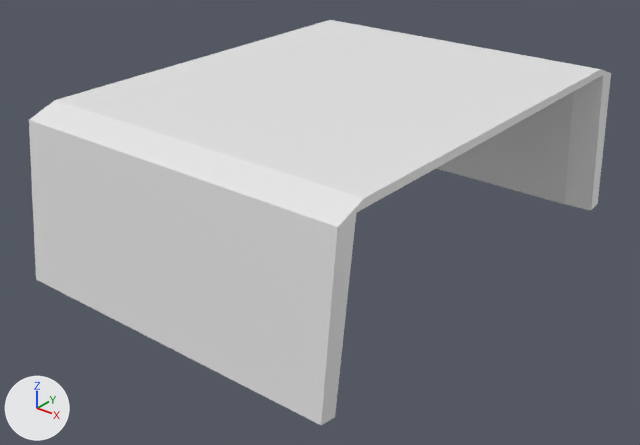
Two versions of the Blender file Emergency 0/Assets/Models/04.02_stol_kuhinjski.blend, one commit apart.
One viewpoint serves both versions: a 50 mm camera at (8.6, -11.34, 5.85) aimed at (-0.02, -0.57, -0.83). Every picture has the same lights, and +X, +Y and +Z are marked at lower left.
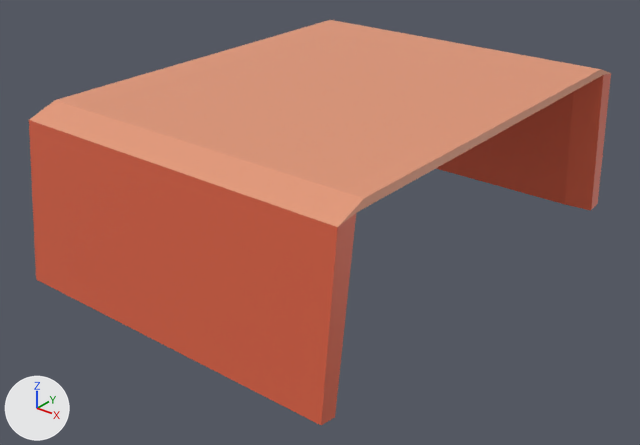
Pixel boxes [x1, y1, x2, y2] of what changed, in the pictures (640 x 445 px):
part 1 of me_cube, recoloured (white to beige)
    both: [29, 20, 610, 227]
part 2 of me_cube, recoloured (white to red)
    both: [29, 73, 611, 425]

What changed in the scene script:
```text
Add mat_dd6345:
    mat_dd6345 = principled_material('#dd6345')
    mat_dd6345.base_color = (0.723, 0.125, 0.0595)  # red #dd6345
Add mat_e39776:
    mat_e39776 = principled_material('#e39776')
    mat_e39776.base_color = (0.768, 0.309, 0.181)  # beige #e39776
Change me_cube:
    where me_cube.from_pydata(...)  # 44 vertices, 32 faces; spans x -1.0..1.0, y -1.08..1.08, z -0.93..1.0
    used by ob_cube; location = (0.0, 0.0, 0.0); scale = (-2.99, 3.99, 1.51)
    me_cube part 1: all 16 faces centred in x -1.0..1.0, y -0.94..0.94, z 0.87..1.0 switch from mat_material (white #e7e7e7) to mat_e39776 (beige #e39776)
    me_cube part 2: all 16 faces centred in x -1.0..1.0, y -1.05..1.05, z -0.91..0.0 switch from mat_material (white #e7e7e7) to mat_dd6345 (red #dd6345)
```
